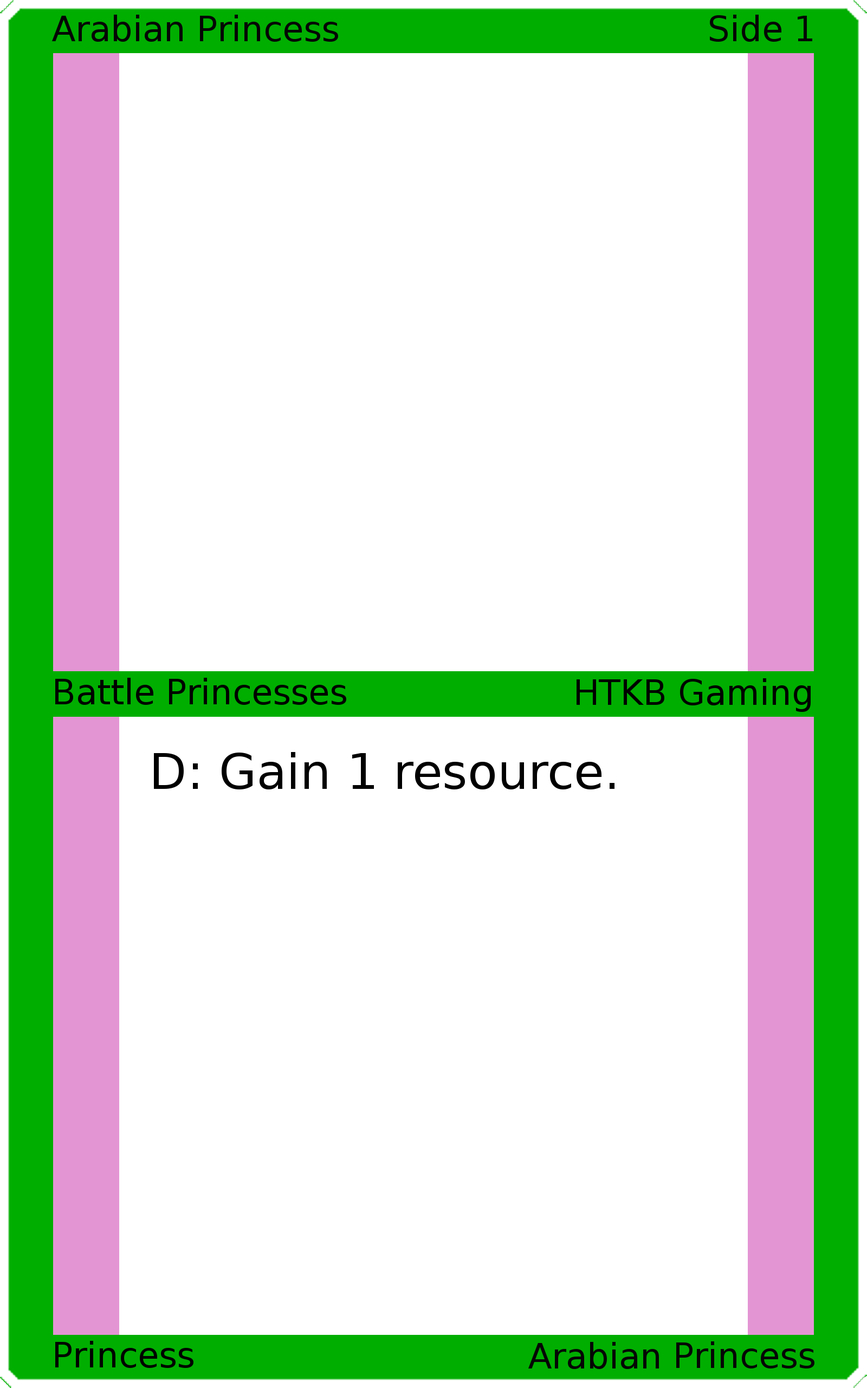
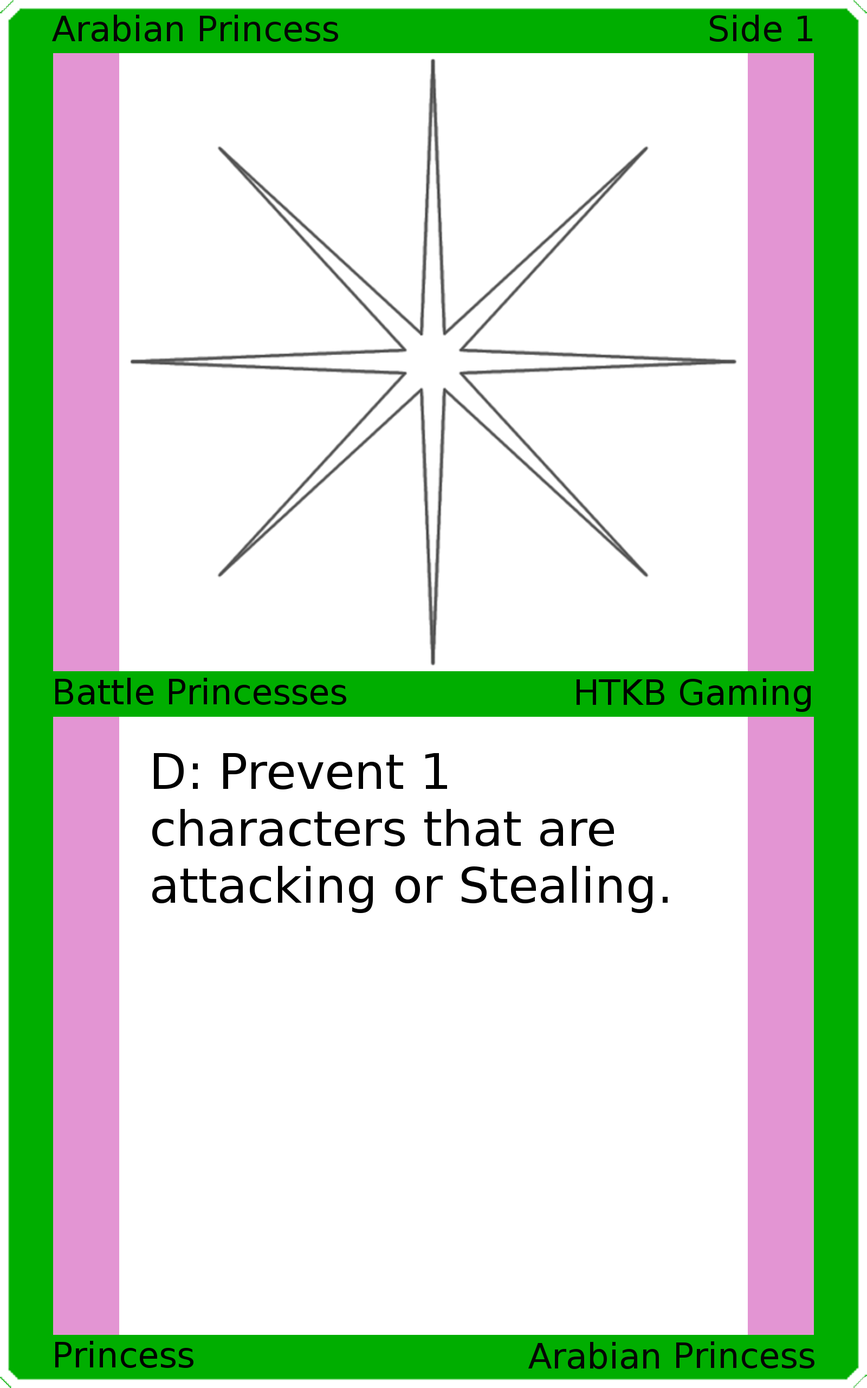
The second 867 x 1388 image is a revision of the first. Changes to its layers:
painted on "Card Text" over [152, 751, 668, 913]
added layer "Art" above "Top Background" over [129, 57, 738, 666]
